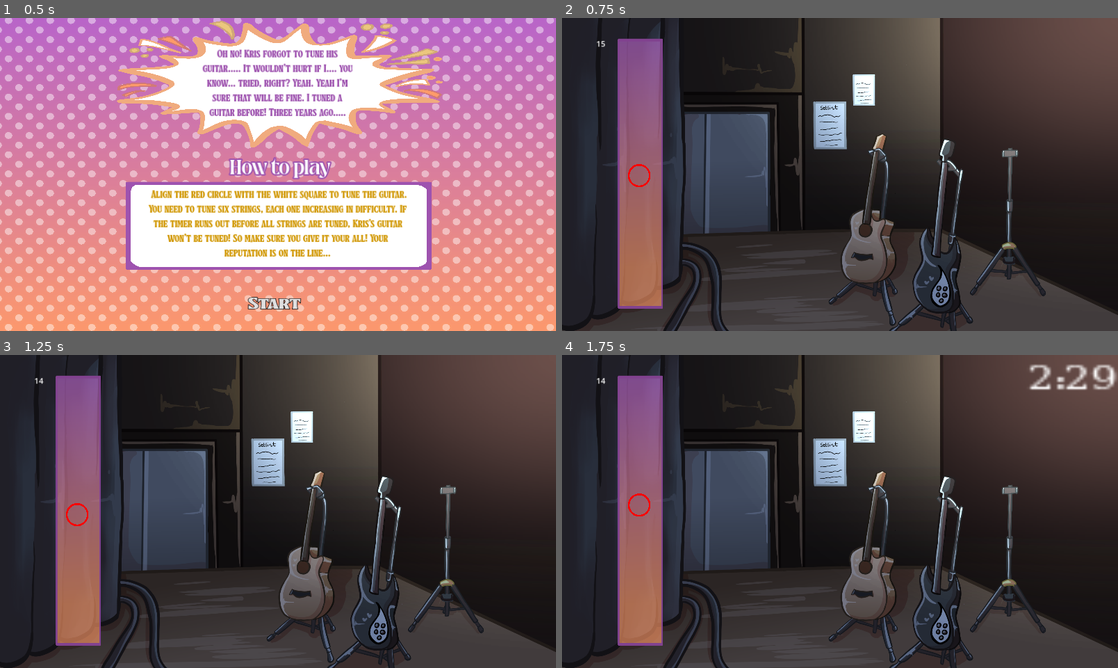
Above: before the commit, frames 1-4 (two rows, left to right).
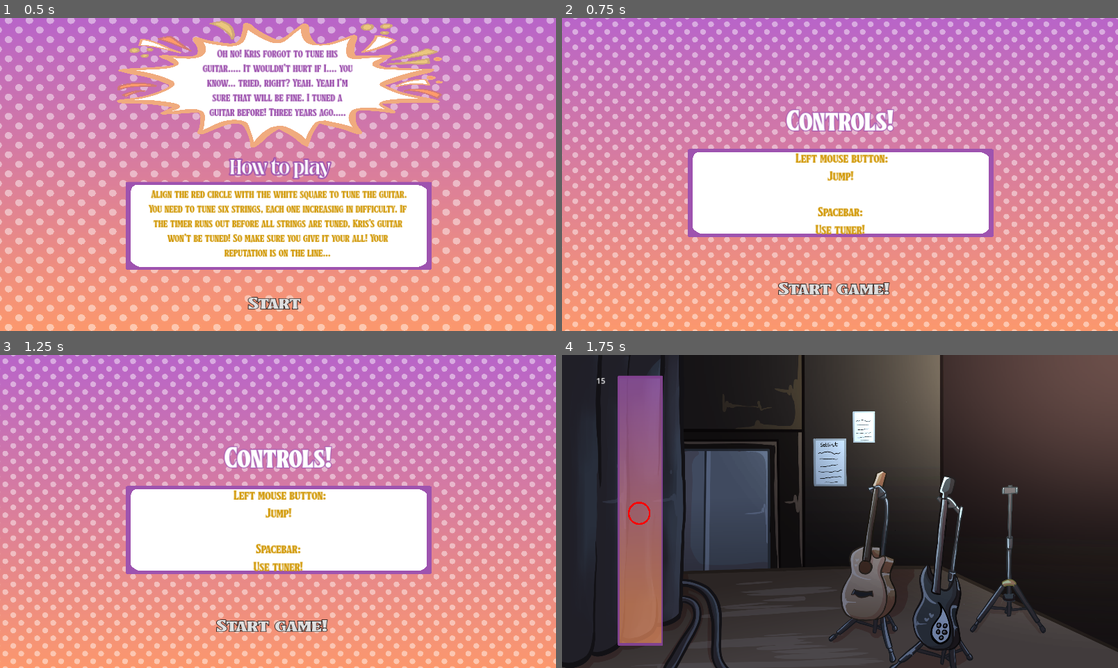
Above: after the commit, the same moments.

Repository: authenticBloodshed/RecklessRoadie
Game: Godot game, scene res://TitleScreen.tscn
The game is run twice, just before and just after one commit, with the same random seed, the same clock (stepped at 60 frames per second) and the same inputs.
Inputs (mouse positions are in pixels of both pictures, inside the frame that each line leads up to):
- Up to frame 1 (0.5 s): no input
- Up to frame 2 (0.75 s): click "Start" at 0.5 s
- Up to frame 3 (1.25 s): no input
- Up to frame 4 (1.75 s): click (834, 624) at 1.25 s, where only the run after the commit has a clickable "Start game!"

Frame 1 is identical in both runs. In frame 2, 100% of the frame differs, in the area x 0-100%, y 0-100%; in frame 3, 100%; in frame 4, 0.8%.

Commit message:
added screen that explain the controls

Diff:
--- /dev/null
+++ b/Introduction To Godot/ControlScreen.tscn
@@ -0,0 +1,106 @@
+[gd_scene load_steps=11 format=3 uid="uid://bafc0xepe2nv3"]
+
+[ext_resource type="Texture2D" uid="uid://bsju64i7cagli" path="res://tutorialbackground.png" id="1_oa0x7"]
+[ext_resource type="Texture2D" uid="uid://bodkdl4ip3hfy" path="res://halftone.png" id="2_080vd"]
+[ext_resource type="FontFile" uid="uid://bsl22kqe01g6y" path="res://Tullamore DEMO.otf" id="3_uscet"]
+[ext_resource type="Texture2D" uid="uid://8crpoilp6v5q" path="res://tutorialsquare.png" id="4_68xib"]
+[ext_resource type="FontFile" uid="uid://4vyiny430ctn" path="res://Tullamore DEMO.ttf" id="5_eqa4o"]
+[ext_resource type="Script" path="res://StartButton.gd" id="6_h3qiw"]
+
+[sub_resource type="Theme" id="Theme_hnti4"]
+default_font = ExtResource("3_uscet")
+default_font_size = 72
+
+[sub_resource type="Theme" id="Theme_2ygrh"]
+default_font = ExtResource("5_eqa4o")
+default_font_size = 69
+
+[sub_resource type="StyleBoxEmpty" id="StyleBoxEmpty_6mxf0"]
+
+[sub_resource type="Theme" id="Theme_6p3lt"]
+default_font = ExtResource("3_uscet")
+default_font_size = 26
+
+[node name="Control" type="Control"]
+layout_mode = 3
+anchors_preset = 15
+anchor_right = 1.0
+anchor_bottom = 1.0
+grow_horizontal = 2
+grow_vertical = 2
+
+[node name="Sprite2D" type="Sprite2D" parent="."]
+position = Vector2(571.5, 323)
+scale = Vector2(0.389667, 0.218667)
+texture = ExtResource("1_oa0x7")
+
+[node name="Dots" type="Sprite2D" parent="Sprite2D"]
+modulate = Color(1, 1, 1, 0.454902)
+position = Vector2(-441.332, -1455.25)
+scale = Vector2(1.69808, 2.91397)
+texture = ExtResource("2_080vd")
+
+[node name="Controls" type="RichTextLabel" parent="."]
+offset_left = 373.0
+offset_top = 167.0
+offset_right = 766.0
+offset_bottom = 248.0
+theme = SubResource("Theme_hnti4")
+theme_override_colors/font_outline_color = Color(0.619608, 0.32549, 0.686275, 1)
+theme_override_constants/outline_size = 6
+bbcode_enabled = true
+text = "[center] Controls!"
+
+[node name="Sprite2D3" type="Sprite2D" parent="."]
+position = Vector2(577, 365)
+scale = Vector2(0.221042, 0.135333)
+texture = ExtResource("4_68xib")
+
+[node name="StartButton" type="Button" parent="."]
+layout_mode = 1
+anchors_preset = 7
+anchor_left = 0.5
+anchor_top = 1.0
+anchor_right = 0.5
+anchor_bottom = 1.0
+offset_left = -117.0
+offset_top = -116.0
+offset_right = 117.0
+offset_bottom = -30.0
+grow_horizontal = 2
+grow_vertical = 0
+scale = Vector2(0.897156, 0.601268)
+theme = SubResource("Theme_2ygrh")
+theme_override_colors/font_outline_color = Color(0, 0, 0, 1)
+theme_override_constants/outline_size = 5
+theme_override_styles/normal = SubResource("StyleBoxEmpty_6mxf0")
+text = "Start game!"
+script = ExtResource("6_h3qiw")
+
+[node name="Rules" type="RichTextLabel" parent="."]
+layout_mode = 1
+anchors_preset = 7
+anchor_left = 0.5
+anchor_top = 1.0
+anchor_right = 0.5
+anchor_bottom = 1.0
+offset_left = -291.0
+offset_top = -378.0
+offset_right = 293.0
+offset_bottom = -149.0
+grow_horizontal = 2
+grow_vertical = 0
+theme = SubResource("Theme_6p3lt")
+theme_override_colors/default_color = Color(0.823529, 0.603922, 0.0392157, 1)
+theme_override_constants/shadow_outline_size = 10
+theme_override_font_sizes/normal_font_size = 31
+bbcode_enabled = true
+text = "[center] Left mouse button:
+Jump!
+
+Spacebar:
+Use tuner!
+
+"
+
+[connection signal="pressed" from="StartButton" to="StartButton" method="_on_pressed"]
--- /dev/null
+++ b/Introduction To Godot/ControlsButton.gd
@@ -0,0 +1,6 @@
+extends Control
+
+#Starts game when button is pressed
+func _on_pressed():
+
+	get_tree().change_scene_to_file("res://ControlScreen.tscn")
--- a/Introduction To Godot/TitleScreen.tscn
+++ b/Introduction To Godot/TitleScreen.tscn
@@ -3,11 +3,11 @@
 [ext_resource type="Texture2D" uid="uid://bsju64i7cagli" path="res://tutorialbackground.png" id="1_ul4ql"]
 [ext_resource type="Texture2D" uid="uid://kktgq6p072y3" path="res://tutorialtextbox.png" id="1_x6qwb"]
 [ext_resource type="FontFile" uid="uid://4vyiny430ctn" path="res://Tullamore DEMO.ttf" id="1_ykyrh"]
-[ext_resource type="Script" path="res://StartButton.gd" id="2_bua3y"]
 [ext_resource type="Texture2D" uid="uid://bodkdl4ip3hfy" path="res://halftone.png" id="2_w8tj2"]
 [ext_resource type="Texture2D" uid="uid://8crpoilp6v5q" path="res://tutorialsquare.png" id="3_nn8mg"]
 [ext_resource type="FontFile" uid="uid://bsl22kqe01g6y" path="res://Tullamore DEMO.otf" id="3_vj2fm"]
 [ext_resource type="FontFile" uid="uid://lyh0tftt7x8e" path="res://Fontspring-DEMO-prettyboy-semibold.otf" id="4_ht25a"]
+[ext_resource type="Script" path="res://ControlsButton.gd" id="6_vcgcj"]
 
 [sub_resource type="Theme" id="Theme_yvf81"]
 
@@ -86,7 +86,7 @@
 theme_override_constants/outline_size = 5
 theme_override_styles/normal = SubResource("StyleBoxEmpty_3xi5o")
 text = "Start"
-script = ExtResource("2_bua3y")
+script = ExtResource("6_vcgcj")
 
 [node name="Story" type="RichTextLabel" parent="."]
 layout_mode = 1
